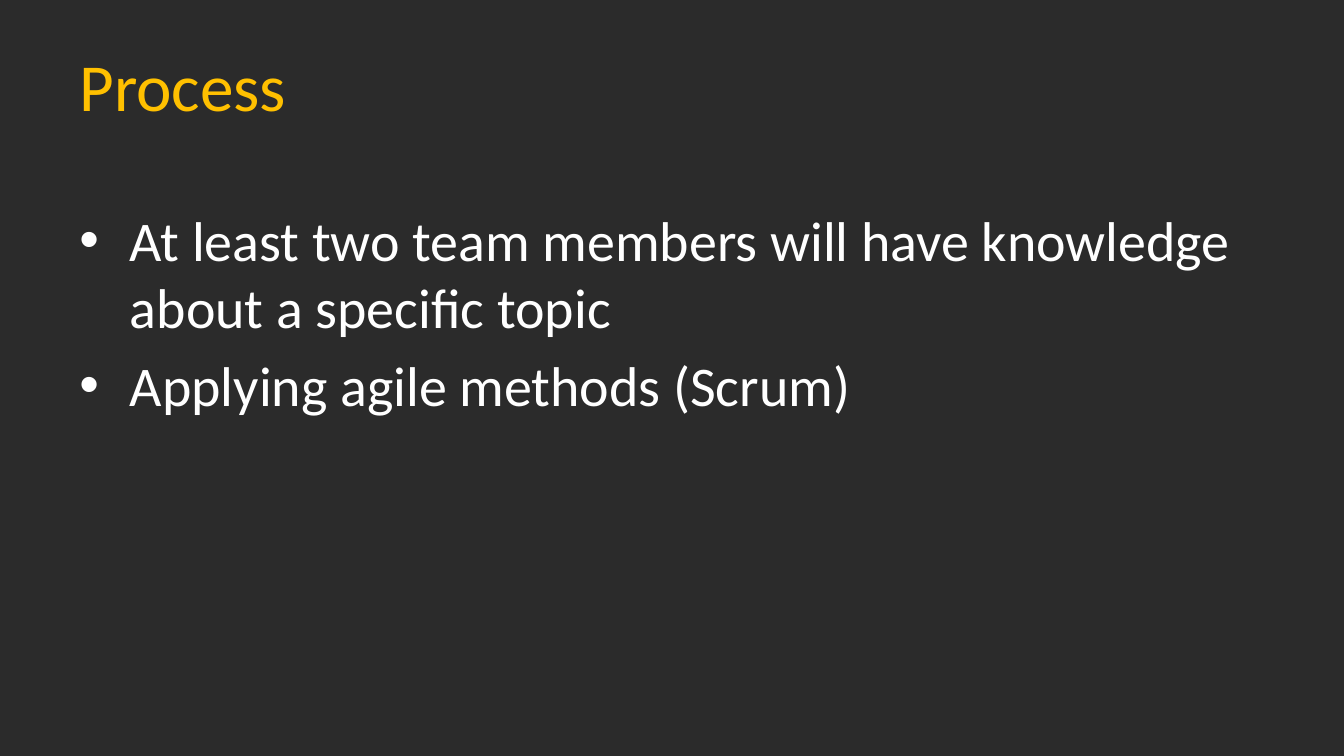
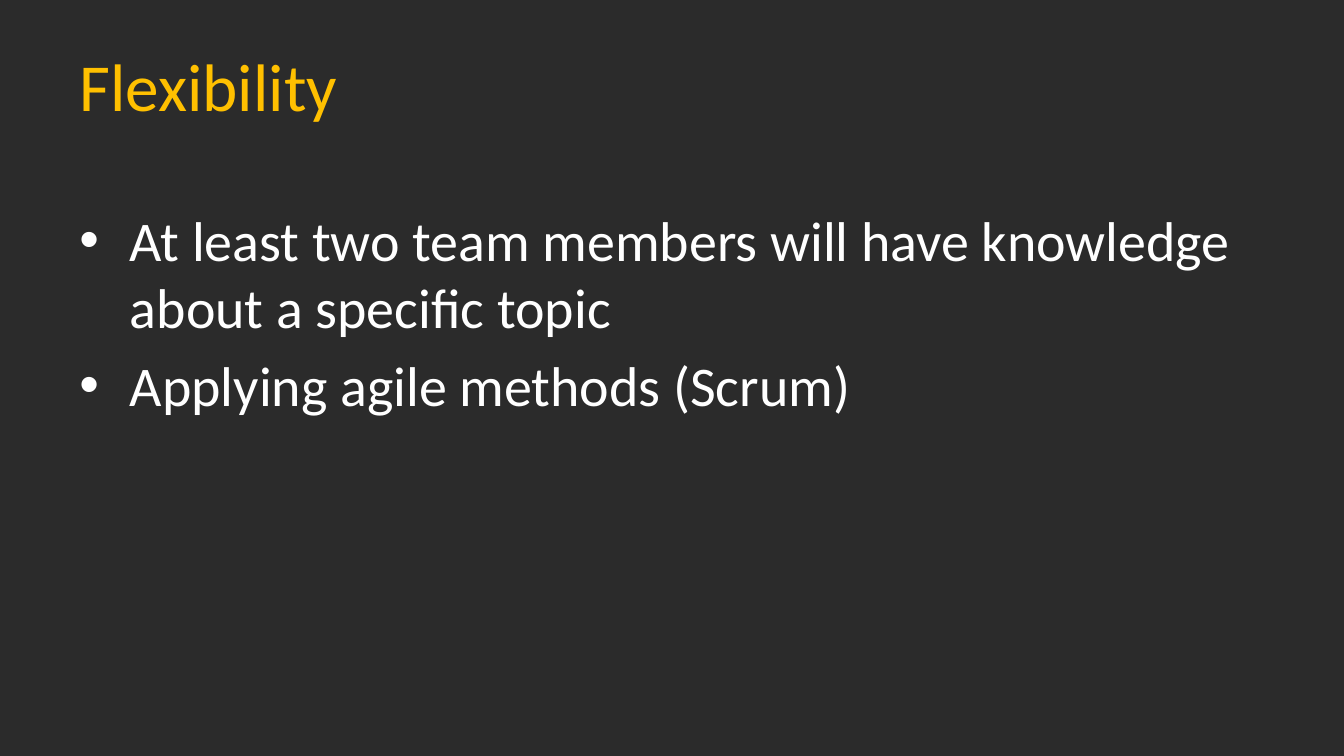
Before and after one commit to Dean161/Timebox, a slide deck: slide 6 of Publishments/03_Presentations/01_TeamPresentation.pptx. Drawn at 1344x756 pixels with LibreOffice and Linux fonts; fonts in the diff are those of the drawing; background and template pictures are left out; a plain dark background stands for a picture behind light text. Boxes give left, top, right and bottom in pixels: in the first picture for what was removed or moved away, otherwise in the second. Text is boxed around its words. In the diff, an @@ line names an element or a change of style, - is before the commit and + after.

```diff
--- a/Publishments/03_Presentations/01_TeamPresentation.pptx
+++ b/Publishments/03_Presentations/01_TeamPresentation.pptx
@@ title at [79,64,336,122]: text changed @@
-Process
+Flexibility
```
Also in this commit, not shown: 3 other slides changed.
